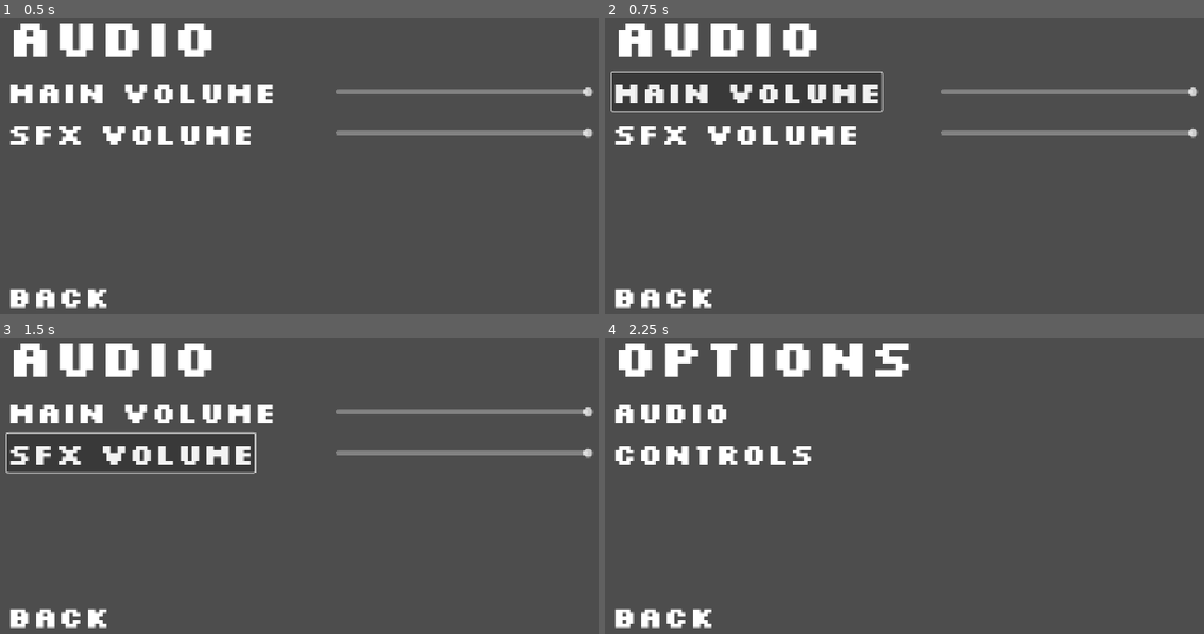
Above: before the commit, frames 1-4 (two rows, left to right).
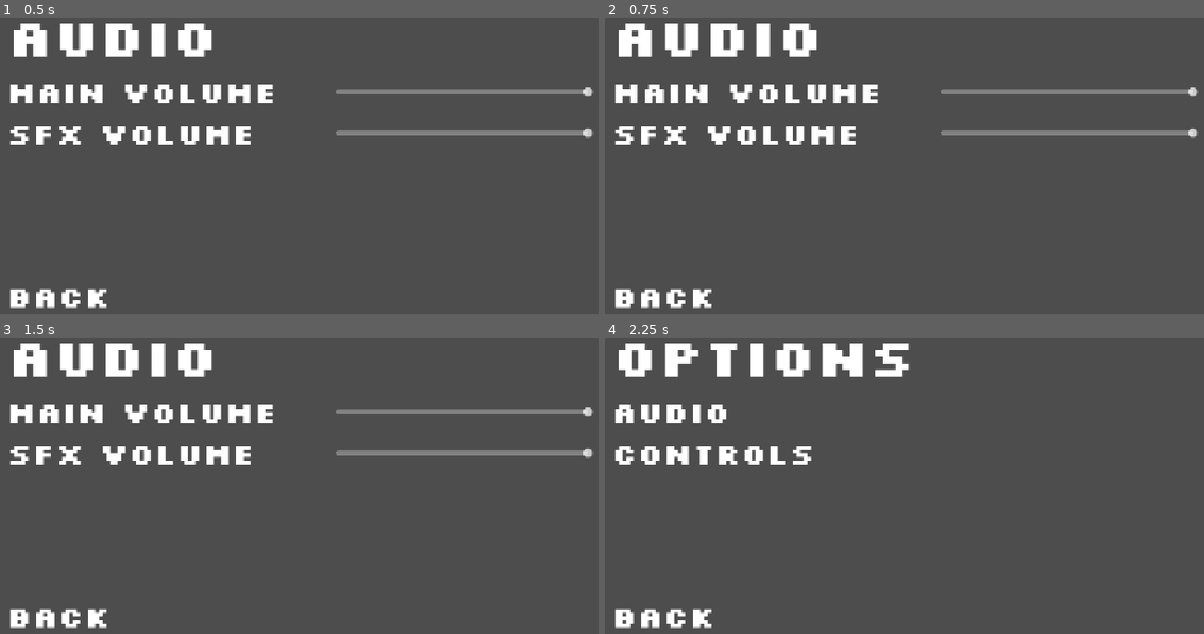
Above: after the commit, the same moments.

Repository: Privatech38/skok-na-triglav
Game: Godot game, scene res://src/menu/audio/Audio.tscn
Same seed, same stepped clock (60 frames per second), same inputs: the game is played once before the commit and once after it. This scene is started directly instead of the project's main scene.
Inputs (mouse positions are in pixels of both pictures, inside the frame that each line leads up to):
- Up to frame 1 (0.5 s): no input
- Up to frame 2 (0.75 s): click (748, 92) at 0.5 s, where only the run before the commit has a clickable "main volume"
- Up to frame 3 (1.5 s): click (131, 453) at 1.25 s, where only the run before the commit has a clickable "sfx volume"
- Up to frame 4 (2.25 s): click "back" at 2 s

Frame 1 is identical in both runs. In frame 2, 0.4% of the frame differs, in the area x 0-47%, y 18-32%; in frame 3, 0.5%, in the area x 0-43%, y 31-46%; in frame 4, nothing differs.

Commit message:
Change audio settings buttons to labels

Diff:
--- a/src/menu/audio/Audio.tscn
+++ b/src/menu/audio/Audio.tscn
@@ -28,7 +28,7 @@
 [node name="HBoxContainer2" type="HBoxContainer" parent="VBoxContainer"]
 layout_mode = 2
 
-[node name="Main" type="Button" parent="VBoxContainer/HBoxContainer2"]
+[node name="Main" type="Label" parent="VBoxContainer/HBoxContainer2"]
 layout_mode = 2
 size_flags_horizontal = 0
 theme = ExtResource("2_lvl85")
@@ -44,7 +44,7 @@
 [node name="HSplitContainer" type="HBoxContainer" parent="VBoxContainer"]
 layout_mode = 2
 
-[node name="SFX" type="Button" parent="VBoxContainer/HSplitContainer"]
+[node name="SFX" type="Label" parent="VBoxContainer/HSplitContainer"]
 layout_mode = 2
 size_flags_horizontal = 0
 theme = ExtResource("2_lvl85")
